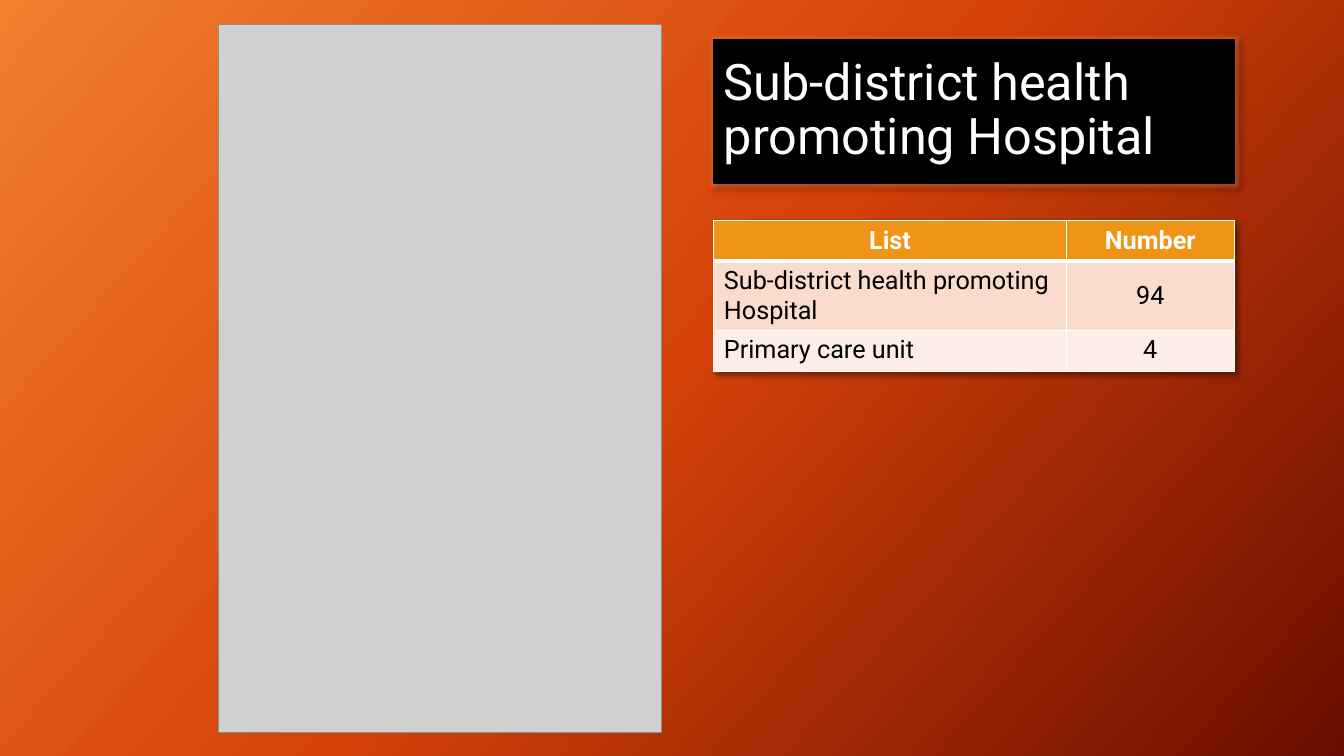
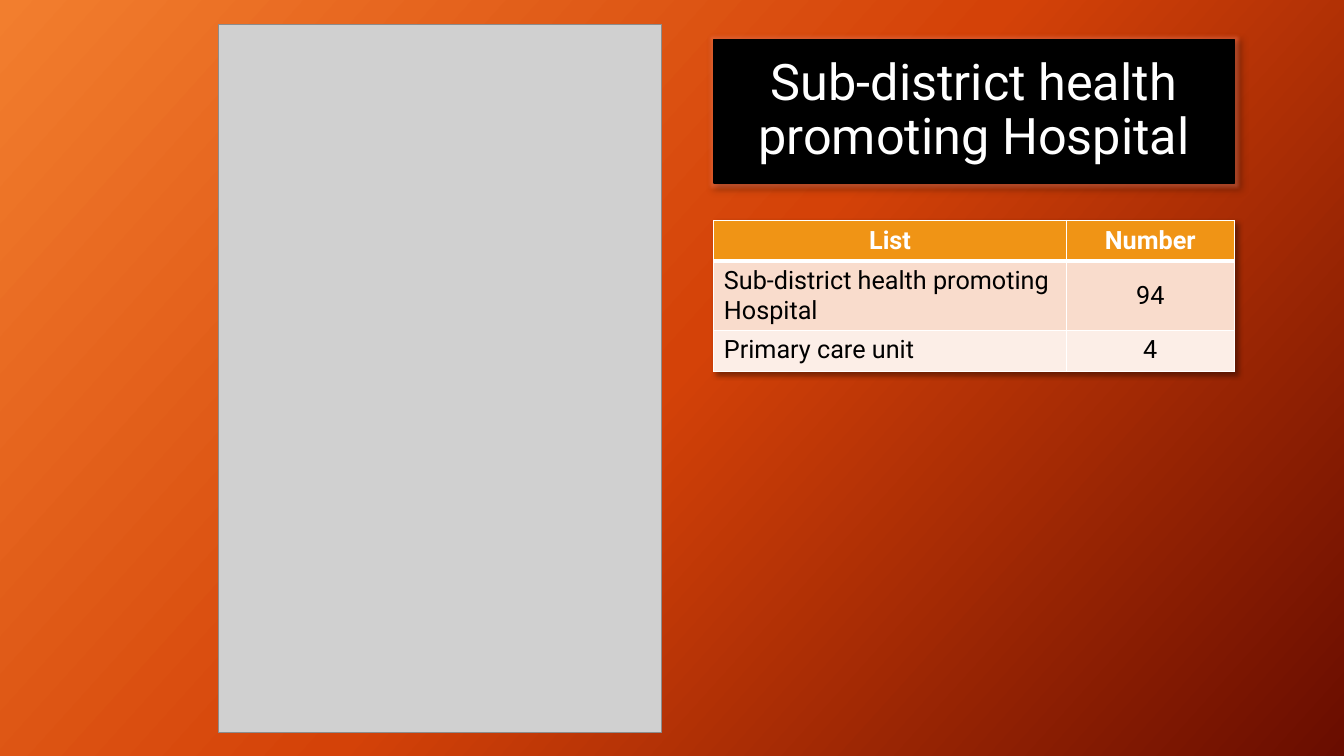
Before and after one commit to joblackpoc/Jobs_SSJ, a slide deck: slide 4 of gishealth_Eng.pptx. Drawn at 1344x756 pixels with LibreOffice and Linux fonts; fonts in the diff are those of the drawing; grey boxes stand for pictures. Boxes give left, top, right and bottom in pixels: in the first picture for what was removed or moved away, otherwise in the second. Text is boxed around its words. In the diff, an @@ line names an element or a change of style, - is before the commit and + after.

```diff
--- a/gishealth_Eng.pptx
+++ b/gishealth_Eng.pptx
@@ title "Sub-district health promoting Hospital" at (714,39,1234,182): alignment left to centre @@
```
Also in this commit, not shown: 3 other slides changed, 1 other file.
